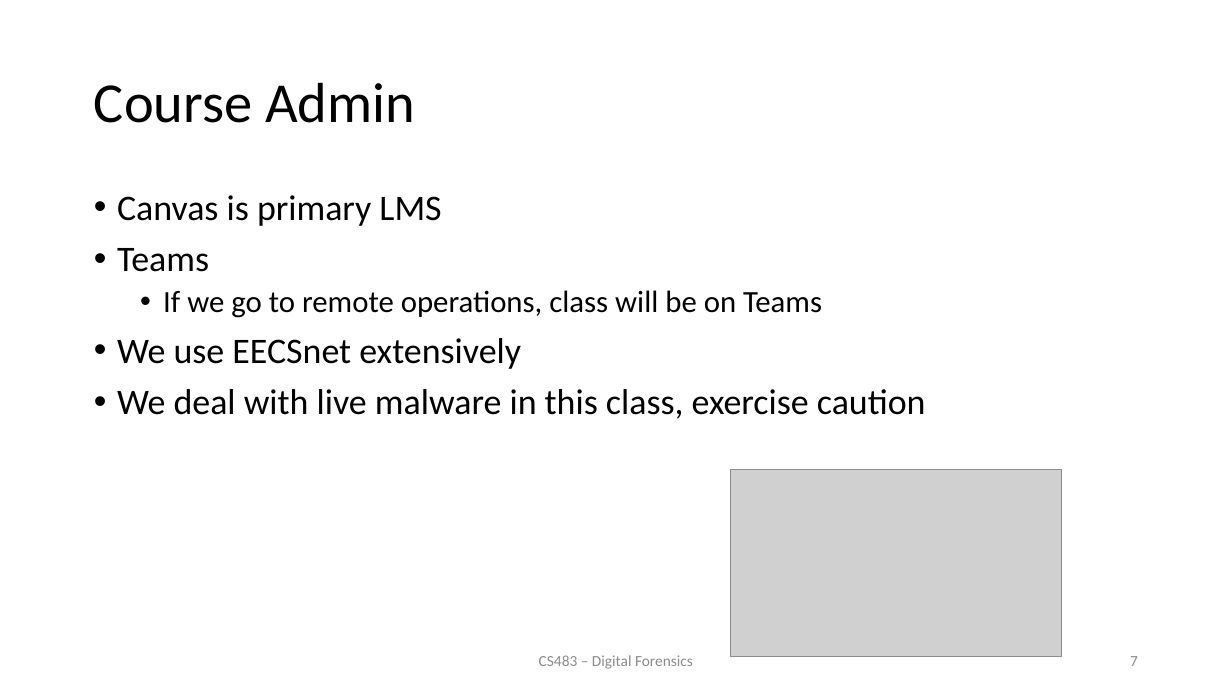
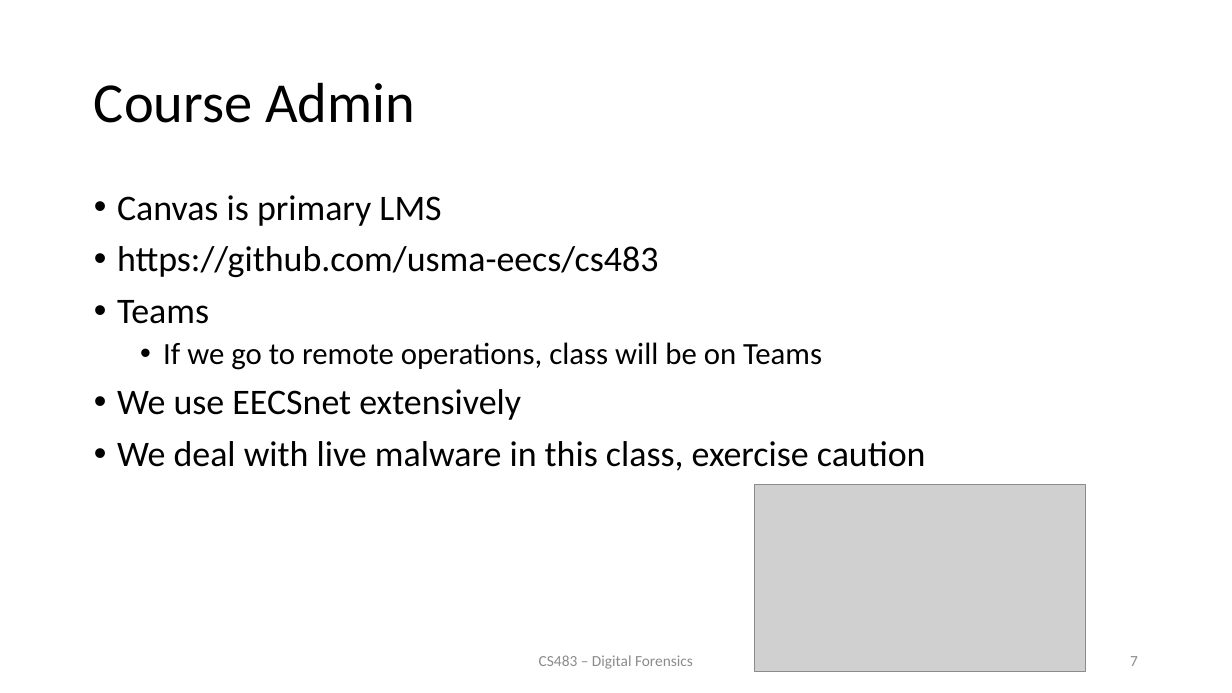
Before and after one commit to usma-eecs/cs483, a slide deck: slide 7 of Lesson 1/Lesson 1 - Introduction.pptx. Drawn at 1232x693 pixels with LibreOffice and Linux fonts; fonts in the diff are those of the drawing; grey boxes stand for pictures. Boxes give left, top, right and bottom in pixels: in the first picture for what was removed or moved away, otherwise in the second. Text is boxed around its words. In the diff, an @@ line names an element or a change of style, - is before the commit and + after.

```diff
--- a/Lesson 1/Lesson 1 - Introduction.pptx
+++ b/Lesson 1/Lesson 1 - Introduction.pptx
@@ text at <box>117,246,658,277</box>: paragraph added @@
+• https://github.com/usma-eecs/cs483
@@ picture: place and size @@
-picture at <box>730,470,1062,656</box>
+picture at <box>755,485,1087,672</box>
```
Also in this commit, not shown: 1 other slide changed, 1 slide removed.
